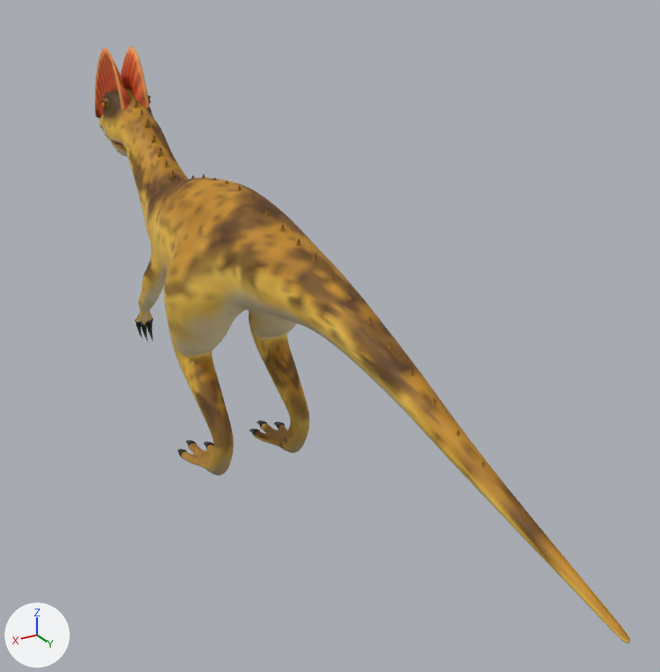
A saved change to the Blender file art/sources/dilophosaurus/dilophosaurus.blend.
Before and after are seen from a 50 mm camera at (2.83, 6.0, 3.97) aimed at (-0.34, 0.72, 1.33). Every picture has the same lights, and +X, +Y and +Z are marked at lower left. The older version comes first.

Objects in the first picture: 'DlBody', 'DlCrests' and 3 more.
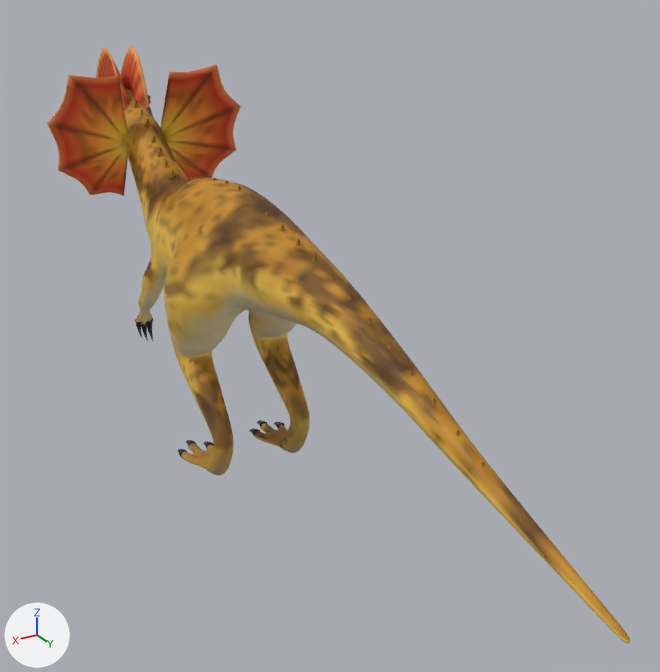
Location of each change, (x1, y1, x2, y2) in pixels of the pictures (660 x 672 px):
```json
{"object": "DlFrill", "change": "added", "after": [47, 64, 241, 196], "on screen": "brown"}
```

The change, as JSON lines over the scene's bpy script:
```json
{"op": "add", "block": "me_dlfrill", "code": ["me_dlfrill = bpy.data.meshes.new('DlFrill')", "me_dlfrill.from_pydata(...)  # 1116 vertices, 1112 faces; spans x -0.89..0.89, y -2.0..-1.77, z 1.89..2.98", "me_dlfrill.polygons.foreach_set('use_smooth', [True] * 1112)", "me_dlfrill.materials.append(mat_dlskin)"]}
{"op": "add", "block": "ob_dlfrill", "code": ["ob_dlfrill = bpy.data.objects.new('DlFrill', me_dlfrill)", "ob_dlfrill.location = (0.0, 0.0, 0.0)"]}
```
